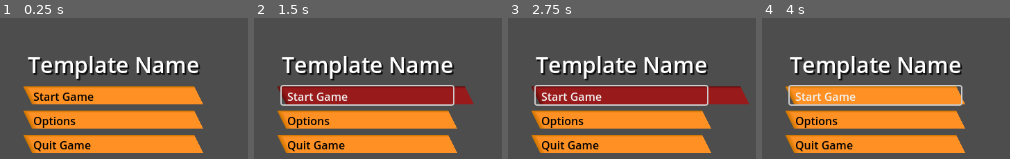
Above: before the commit, frames 1-4 (left to right).
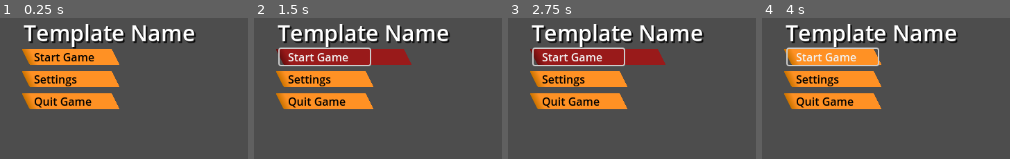
Above: after the commit, the same moments.

Repository: conflores/Template-Menu-GD
Game: Godot game, scene res://MainMenu/menu_template.tscn
Two runs of this game, one before a commit and one after it. Both use one fixed random seed, a clock stepped at 60 frames per second and the inputs below. The project has no main scene, so this scene is started directly.
Inputs (mouse positions are in pixels of both pictures, inside the frame that each line leads up to):
- Up to frame 1 (0.25 s): no input
- Up to frame 2 (1.5 s): click "Options" (after the commit: "Settings") at 0.5 s; click "Start Game" at 1.25 s
- Up to frame 3 (2.75 s): click "Start Game" at 2 s
- Up to frame 4 (4 s): click "Start Game" at 2.75 s; tap Enter at 3.5 s; move the mouse to (outside the picture) at 3.52 s

The runs differ from the first frame. In frame 1, 44% of the frame differs, in the area x 8-82%, y 4-96%; in frame 2, 48%; in frame 3, 49%, in the area x 8-98%, y 4-96%; in frame 4, 45%.

Commit message:
Botoes com animacoes

Diff:
--- a/MainMenu/menu_template.gd
+++ b/MainMenu/menu_template.gd
@@ -1,20 +1,34 @@
 extends Control
-@export var animador : AnimationPlayer
+@export var entra_sai_mouse : AnimationPlayer
+@export var animador_de_opcoes_menu : AnimationPlayer
+@export var pode_interagir : bool #true
+
 func _ready() -> void:
-	pass
-	#anima.play("nome_chegada")
+	animador_de_opcoes_menu.play("opcoeschegando")
 
+
+
+##CLICKS
 func _on_button_pressed() -> void:
 	print("wow")
-
 func _on_options_pressed() -> void:
-
 	pass
-
 func _on_quit_game_pressed() -> void:
 	pass
 
 
+##ENTRADA DE MOUSE
 func _on_start_game_mouse_entered() -> void:
-	animador.play("entrou")
-	pass # Replace with function body.
+	entra_sai_mouse.play("entrou")
+func _on_options_mouse_entered() -> void:
+	entra_sai_mouse.play("entrou")
+func _on_quit_game_mouse_entered() -> void:
+	entra_sai_mouse.play("entrou")
+
+##SAINDA DE MOUSE
+func _on_quit_game_mouse_exited() -> void:
+	entra_sai_mouse.play("saindo")
+func _on_options_mouse_exited() -> void:
+	entra_sai_mouse.play("saindo")
+func _on_start_game_mouse_exited() -> void:
+	entra_sai_mouse.play("saindo")
--- a/MainMenu/menu_template.tscn
+++ b/MainMenu/menu_template.tscn
@@ -12,8 +12,7 @@
 [sub_resource type="StyleBoxFlat" id="StyleBoxFlat_04mby"]
 bg_color = Color(0.6, 0.102, 0.102, 1)
 skew = Vector2(-0.5, 0)
-border_width_left = 8
-border_width_top = 3
+border_width_left = 12
 border_color = Color(0.410658, 0.0562801, 0.0563991, 1)
 border_blend = true
 expand_margin_right = 55.0
@@ -21,64 +20,68 @@
 [sub_resource type="StyleBoxFlat" id="StyleBoxFlat_xl12c"]
 bg_color = Color(0.17878, 0.707651, 0.413564, 1)
 skew = Vector2(-0.5, 0)
+border_width_left = 12
+border_color = Color(0.024, 0.6, 0.072, 1)
+border_blend = true
 expand_margin_right = 55.0
 
 [sub_resource type="StyleBoxFlat" id="StyleBoxFlat_1ccxm"]
 bg_color = Color(1, 0.57, 0.14, 1)
 skew = Vector2(-0.5, 0)
-border_width_left = 8
-border_width_top = 3
+border_width_left = 12
 border_color = Color(0.8, 0.453333, 0, 1)
 border_blend = true
 
+[sub_resource type="Animation" id="Animation_1ccxm"]
+resource_name = "opcoeschegando"
+length = 0.2
+step = 0.1
+tracks/0/type = "value"
+tracks/0/imported = false
+tracks/0/enabled = true
+tracks/0/path = NodePath("OptionsButtons:position")
+tracks/0/interp = 1
+tracks/0/loop_wrap = true
+tracks/0/keys = {
+"times": PackedFloat32Array(0, 0.2),
+"transitions": PackedFloat32Array(1, 1),
+"update": 0,
+"values": [Vector2(-144, -73), Vector2(37, -73)]
+}
+
 [sub_resource type="Animation" id="Animation_04mby"]
 length = 0.001
 tracks/0/type = "value"
 tracks/0/imported = false
 tracks/0/enabled = true
-tracks/0/path = NodePath("VBoxContainer/TemplateMenuGame:position")
+tracks/0/path = NodePath("OptionsButtons:position")
 tracks/0/interp = 1
 tracks/0/loop_wrap = true
 tracks/0/keys = {
 "times": PackedFloat32Array(0),
 "transitions": PackedFloat32Array(1),
 "update": 0,
-"values": [Vector2(-120, -61)]
-}
-
-[sub_resource type="Animation" id="Animation_1ccxm"]
-resource_name = "nome_chegada"
-tracks/0/type = "value"
-tracks/0/imported = false
-tracks/0/enabled = false
-tracks/0/path = NodePath("VBoxContainer/TemplateMenuGame:position")
-tracks/0/interp = 1
-tracks/0/loop_wrap = true
-tracks/0/keys = {
-"times": PackedFloat32Array(0.0333333, 1),
-"transitions": PackedFloat32Array(1, 1),
-"update": 0,
-"values": [Vector2(-120, -100), Vector2(-120, -61)]
+"values": [Vector2(37, -73)]
 }
 
 [sub_resource type="AnimationLibrary" id="AnimationLibrary_04mby"]
 _data = {
 &"RESET": SubResource("Animation_04mby"),
-&"nome_chegada": SubResource("Animation_1ccxm")
+&"opcoeschegando": SubResource("Animation_1ccxm")
 }
 
 [sub_resource type="Animation" id="Animation_xl12c"]
 resource_name = "entrou"
-length = 0.5
+length = 0.1
 step = 0.1
 tracks/0/type = "value"
 tracks/0/imported = false
 tracks/0/enabled = true
-tracks/0/path = NodePath("VBoxContainer/QuitGame:theme_override_styles/hover:expand_margin_right")
-tracks/0/interp = 1
-tracks/0/loop_wrap = true
-tracks/0/keys = {
-"times": PackedFloat32Array(0, 0.5),
+tracks/0/path = NodePath("OptionsButtons/QuitGame:theme_override_styles/hover:expand_margin_right")
+tracks/0/interp = 1
+tracks/0/loop_wrap = true
+tracks/0/keys = {
+"times": PackedFloat32Array(0, 0.1),
 "transitions": PackedFloat32Array(1, 1),
 "update": 0,
 "values": [0.0, 55.0]
@@ -86,11 +89,11 @@
 tracks/1/type = "value"
 tracks/1/imported = false
 tracks/1/enabled = true
-tracks/1/path = NodePath("VBoxContainer/Options:theme_override_styles/hover:expand_margin_right")
+tracks/1/path = NodePath("OptionsButtons/Settings:theme_override_styles/hover:expand_margin_right")
 tracks/1/interp = 1
 tracks/1/loop_wrap = true
 tracks/1/keys = {
-"times": PackedFloat32Array(0, 0.5),
+"times": PackedFloat32Array(0, 0.1),
 "transitions": PackedFloat32Array(1, 1),
 "update": 0,
 "values": [0.0, 55.0]
@@ -98,11 +101,11 @@
 tracks/2/type = "value"
 tracks/2/imported = false
 tracks/2/enabled = true
-tracks/2/path = NodePath("VBoxContainer/StartGame:theme_override_styles/hover:expand_margin_right")
+tracks/2/path = NodePath("OptionsButtons/StartGame:theme_override_styles/hover:expand_margin_right")
 tracks/2/interp = 1
 tracks/2/loop_wrap = true
 tracks/2/keys = {
-"times": PackedFloat32Array(0, 0.5),
+"times": PackedFloat32Array(0, 0.1),
 "transitions": PackedFloat32Array(1, 1),
 "update": 0,
 "values": [0.0, 55.0]
@@ -113,7 +116,7 @@
 tracks/0/type = "value"
 tracks/0/imported = false
 tracks/0/enabled = true
-tracks/0/path = NodePath("VBoxContainer/QuitGame:theme_override_styles/hover:expand_margin_right")
+tracks/0/path = NodePath("OptionsButtons/QuitGame:theme_override_styles/hover:expand_margin_right")
 tracks/0/interp = 1
 tracks/0/loop_wrap = true
 tracks/0/keys = {
@@ -125,7 +128,7 @@
 tracks/1/type = "value"
 tracks/1/imported = false
 tracks/1/enabled = true
-tracks/1/path = NodePath("VBoxContainer/Options:theme_override_styles/hover:expand_margin_right")
+tracks/1/path = NodePath("OptionsButtons/Settings:theme_override_styles/hover:expand_margin_right")
 tracks/1/interp = 1
 tracks/1/loop_wrap = true
 tracks/1/keys = {
@@ -137,7 +140,7 @@
 tracks/2/type = "value"
 tracks/2/imported = false
 tracks/2/enabled = true
-tracks/2/path = NodePath("VBoxContainer/StartGame:theme_override_styles/hover:expand_margin_right")
+tracks/2/path = NodePath("OptionsButtons/StartGame:theme_override_styles/hover:expand_margin_right")
 tracks/2/interp = 1
 tracks/2/loop_wrap = true
 tracks/2/keys = {
@@ -147,13 +150,55 @@
 "values": [55.0]
 }
 
+[sub_resource type="Animation" id="Animation_qq56j"]
+resource_name = "saindo"
+length = 0.1
+step = 0.1
+tracks/0/type = "value"
+tracks/0/imported = false
+tracks/0/enabled = true
+tracks/0/path = NodePath("OptionsButtons/QuitGame:theme_override_styles/hover:expand_margin_right")
+tracks/0/interp = 1
+tracks/0/loop_wrap = true
+tracks/0/keys = {
+"times": PackedFloat32Array(0, 0.1),
+"transitions": PackedFloat32Array(1, 1),
+"update": 0,
+"values": [55.0, 0.0]
+}
+tracks/1/type = "value"
+tracks/1/imported = false
+tracks/1/enabled = true
+tracks/1/path = NodePath("OptionsButtons/Settings:theme_override_styles/hover:expand_margin_right")
+tracks/1/interp = 1
+tracks/1/loop_wrap = true
+tracks/1/keys = {
+"times": PackedFloat32Array(0, 0.1),
+"transitions": PackedFloat32Array(1, 1),
+"update": 0,
+"values": [55.0, 0.0]
+}
+tracks/2/type = "value"
+tracks/2/imported = false
+tracks/2/enabled = true
+tracks/2/path = NodePath("OptionsButtons/StartGame:theme_override_styles/hover:expand_margin_right")
+tracks/2/interp = 1
+tracks/2/loop_wrap = true
+tracks/2/keys = {
+"times": PackedFloat32Array(0, 0.1),
+"transitions": PackedFloat32Array(1, 1),
+"update": 0,
+"values": [55.0, 0.0]
+}
+
 [sub_resource type="AnimationLibrary" id="AnimationLibrary_qq56j"]
 _data = {
 &"RESET": SubResource("Animation_xwh6o"),
-&"entrou": SubResource("Animation_xl12c")
-}
-
-[node name="MenuTemplate" type="Control" node_paths=PackedStringArray("animador")]
+&"entrou": SubResource("Animation_xl12c"),
+&"saindo": SubResource("Animation_qq56j")
+}
+
+[node name="MenuTemplate" type="Control" node_paths=PackedStringArray("entra_sai_mouse", "animador_de_opcoes_menu")]
 layout_mode = 3
 anchors_preset = 4
 anchor_top = 0.5
@@ -161,7 +206,9 @@
 grow_vertical = 2
 size_flags_horizontal = 0
 script = ExtResource("1_jl2ug")
-animador = NodePath("AnimadorSelecionado")
+entra_sai_mouse = NodePath("AnimadorSelecionado")
+animador_de_opcoes_menu = NodePath("AnimadorEntradaOpcoes")
+pode_interagir = true
 
 [node name="ColorRect" type="ColorRect" parent="."]
 visible = false
@@ -174,20 +221,19 @@
 "
 color = Color(0, 0, 0, 0.627451)
 
-[node name="VBoxContainer" type="VBoxContainer" parent="."]
+[node name="Title Game" type="VBoxContainer" parent="."]
 layout_mode = 1
 anchors_preset = 4
 anchor_top = 0.5
 anchor_bottom = 0.5
-offset_left = 40.0
-offset_top = -73.0
-offset_right = 287.0
-offset_bottom = 77.0
+offset_left = 34.0
+offset_top = -119.0
+offset_right = 281.0
+offset_bottom = -74.0
 grow_vertical = 2
-size_flags_horizontal = 4
-theme_override_constants/separation = 9
-
-[node name="TemplateMenuGame" type="Label" parent="VBoxContainer"]
+alignment = 1
+
+[node name="TemplateNameGame" type="Label" parent="Title Game"]
 layout_mode = 2
 size_flags_horizontal = 4
 theme_override_colors/font_shadow_color = Color(0, 0, 0, 1)
@@ -197,36 +243,52 @@
 text = "Template Name"
 label_settings = SubResource("LabelSettings_1ccxm")
 
-[node name="StartGame" type="Button" parent="VBoxContainer"]
+[node name="OptionsButtons" type="VBoxContainer" parent="."]
+layout_mode = 1
+anchors_preset = 4
+anchor_top = 0.5
+anchor_bottom = 0.5
+offset_left = 37.0
+offset_top = -73.0
+offset_right = 167.0
+offset_bottom = 38.0
+grow_vertical = 2
+size_flags_horizontal = 4
+theme_override_constants/separation = 9
+
+[node name="StartGame" type="Button" parent="OptionsButtons"]
 layout_mode = 2
 theme_override_colors/font_color = Color(0, 0, 0, 1)
+theme_override_font_sizes/font_size = 16
 theme_override_styles/hover = SubResource("StyleBoxFlat_04mby")
 theme_override_styles/pressed = SubResource("StyleBoxFlat_xl12c")
 theme_override_styles/normal = SubResource("StyleBoxFlat_1ccxm")
 text = "Start Game"
 alignment = 0
 
-[node name="Options" type="Button" parent="VBoxContainer"]
+[node name="Settings" type="Button" parent="OptionsButtons"]
 layout_mode = 2
 theme_override_colors/font_color = Color(0, 0, 0, 1)
 theme_override_colors/font_pressed_color = Color(0, 0, 0, 1)
+theme_override_font_sizes/font_size = 16
 theme_override_styles/hover = SubResource("StyleBoxFlat_04mby")
 theme_override_styles/pressed = SubResource("StyleBoxFlat_xl12c")
 theme_override_styles/normal = SubResource("StyleBoxFlat_1ccxm")
-text = "Options"
+text = "Settings"
 alignment = 0
 
-[node name="QuitGame" type="Button" parent="VBoxContainer"]
+[node name="QuitGame" type="Button" parent="OptionsButtons"]
 layout_mode = 2
 theme_override_colors/font_color = Color(0, 0, 0, 1)
 theme_override_colors/font_pressed_color = Color(0, 0, 0, 1)
+theme_override_font_sizes/font_size = 16
 theme_override_styles/hover = SubResource("StyleBoxFlat_04mby")
 theme_override_styles/pressed = SubResource("StyleBoxFlat_xl12c")
 theme_override_styles/normal = SubResource("StyleBoxFlat_1ccxm")
 text = "Quit Game"
 alignment = 0
 
-[node name="Animador" type="AnimationPlayer" parent="."]
+[node name="AnimadorEntradaOpcoes" type="AnimationPlayer" parent="."]
 libraries = {
 &"": SubResource("AnimationLibrary_04mby")
 }
@@ -236,7 +298,12 @@
 &"": SubResource("AnimationLibrary_qq56j")
 }
 
-[connection signal="mouse_entered" from="VBoxContainer/StartGame" to="." method="_on_start_game_mouse_entered"]
-[connection signal="pressed" from="VBoxContainer/StartGame" to="." method="_on_button_pressed"]
-[connection signal="pressed" from="VBoxContainer/Options" to="." method="_on_options_pressed"]
-[connection signal="pressed" from="VBoxContainer/QuitGame" to="." method="_on_quit_game_pressed"]
+[connection signal="mouse_entered" from="OptionsButtons/StartGame" to="." method="_on_start_game_mouse_entered"]
+[connection signal="mouse_exited" from="OptionsButtons/StartGame" to="." method="_on_start_game_mouse_exited"]
+[connection signal="pressed" from="OptionsButtons/StartGame" to="." method="_on_button_pressed"]
+[connection signal="mouse_entered" from="OptionsButtons/Settings" to="." method="_on_options_mouse_entered"]
+[connection signal="mouse_exited" from="OptionsButtons/Settings" to="." method="_on_options_mouse_exited"]
+[connection signal="pressed" from="OptionsButtons/Settings" to="." method="_on_options_pressed"]
+[connection signal="mouse_entered" from="OptionsButtons/QuitGame" to="." method="_on_quit_game_mouse_entered"]
+[connection signal="mouse_exited" from="OptionsButtons/QuitGame" to="." method="_on_quit_game_mouse_exited"]
+[connection signal="pressed" from="OptionsButtons/QuitGame" to="." method="_on_quit_game_pressed"]
Not shown: 1 places in MainMenu/menu_template.tscn that only renumber resources
